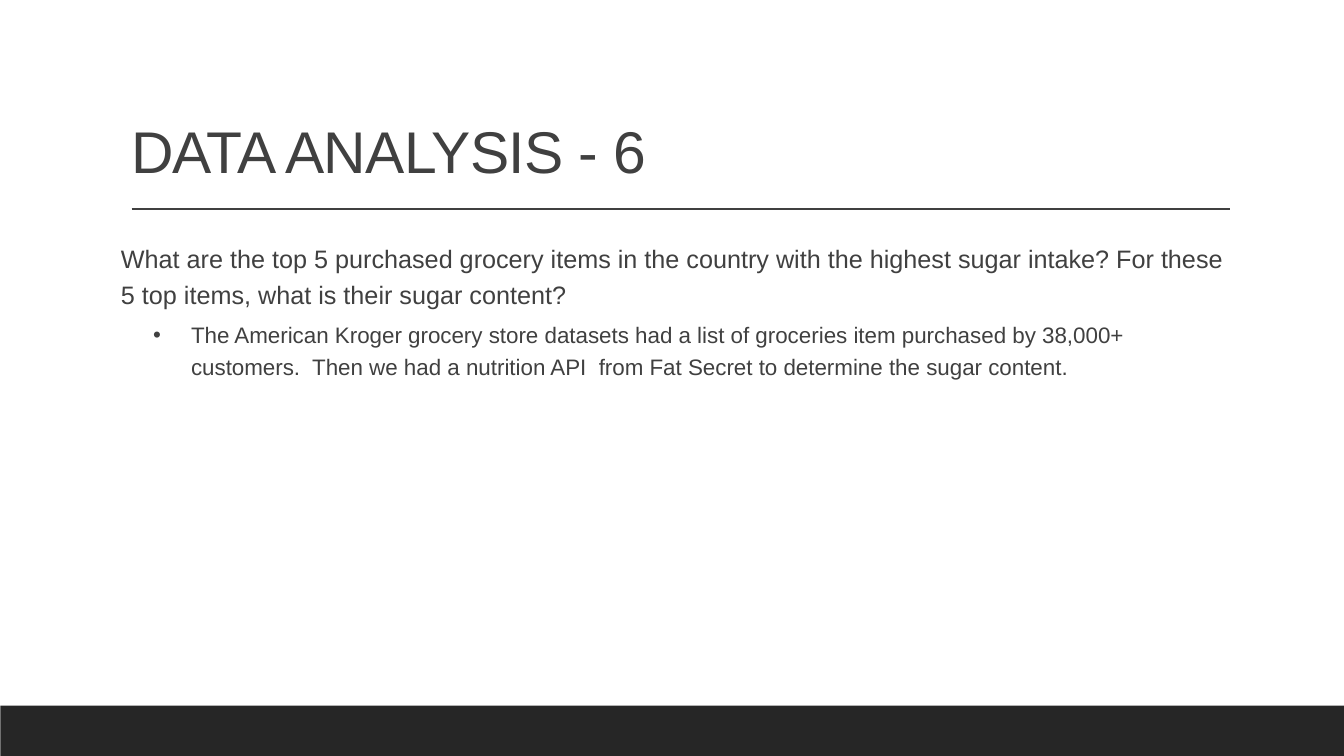
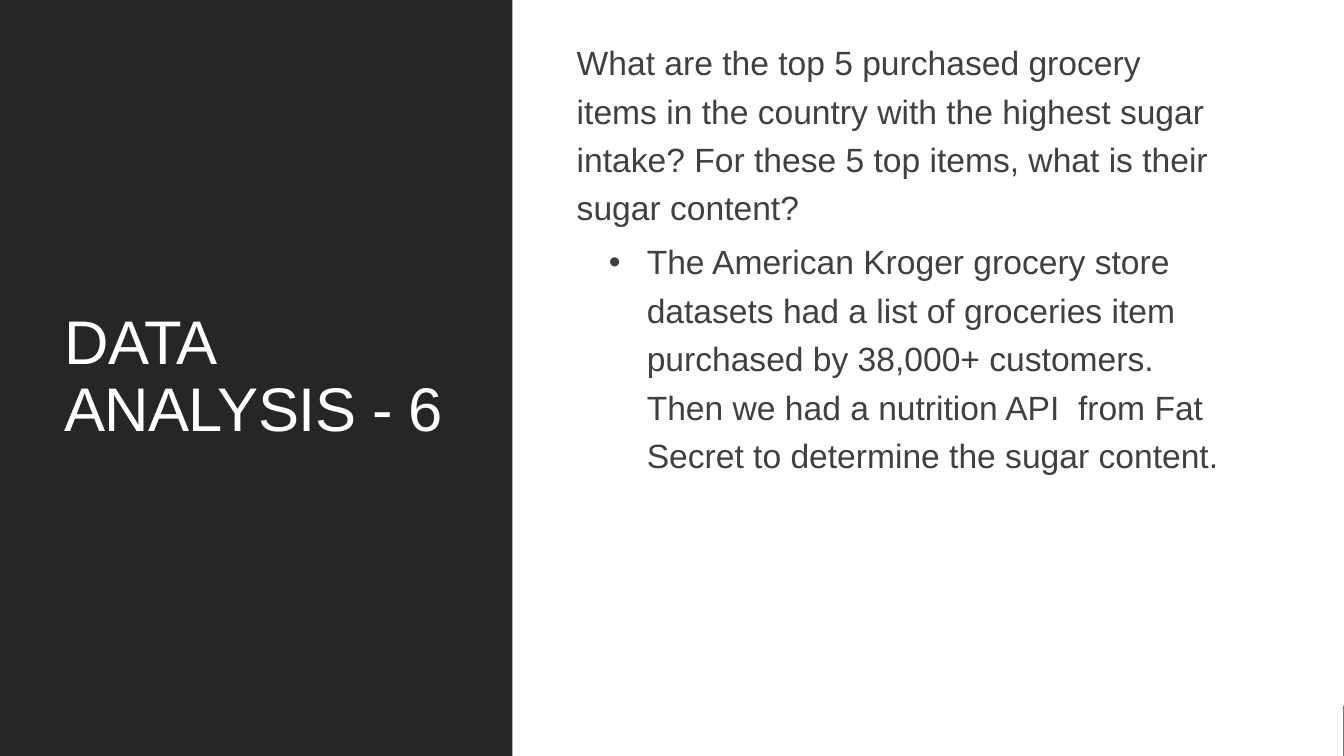
Before and after one commit to cbeachey/project1_influencers, a slide deck: slide 17 of Effects of Sugar Consumption.pptx. Drawn at 1344x756 pixels with LibreOffice and Linux fonts; fonts in the diff are those of the drawing. Boxes give left, top, right and bottom in pixels: in the first picture for what was removed or moved away, otherwise in the second. Text is boxed around its words. In the diff, an @@ line names an element or a change of style, - is before the commit and + after.

```diff
--- a/Effects of Sugar Consumption.pptx
+++ b/Effects of Sugar Consumption.pptx
@@ rectangle added at bbox=[0, 0, 1344, 756], fill #FFFFFF @@
@@ rectangle added at bbox=[0, 0, 512, 756], fill #262626 @@
@@ text "What are the top 5 ...": place and size @@
-text "What are the top 5 ..." at bbox=[121, 249, 1223, 380]
+text "What are the top 5 ..." at bbox=[577, 50, 1218, 475]
@@ text "What are the top 5 ..." at bbox=[577, 50, 1218, 475]: size 18 to 24 pt in "What are the top 5 purchased grocery ..."; size 16 to 24 pt in "The American Kroger grocery store datasets had ..."; vertical alignment top to middle @@
@@ title "DATA ANALYSIS - 6": place and size @@
-title "DATA ANALYSIS - 6" at bbox=[131, 132, 646, 174]
+title "DATA ANALYSIS - 6" at bbox=[64, 321, 442, 432]
@@ title "DATA ANALYSIS - 6" at bbox=[64, 321, 442, 432]: size 42 to 44 pt, text colour #404040 to #FFFFFF; vertical alignment bottom to middle @@
@@ line removed from (132, 210) to (1231, 210) @@
```
Also in this commit, not shown: 6 other slides changed, 3 slides added, 3 slides removed, 6 other files.
